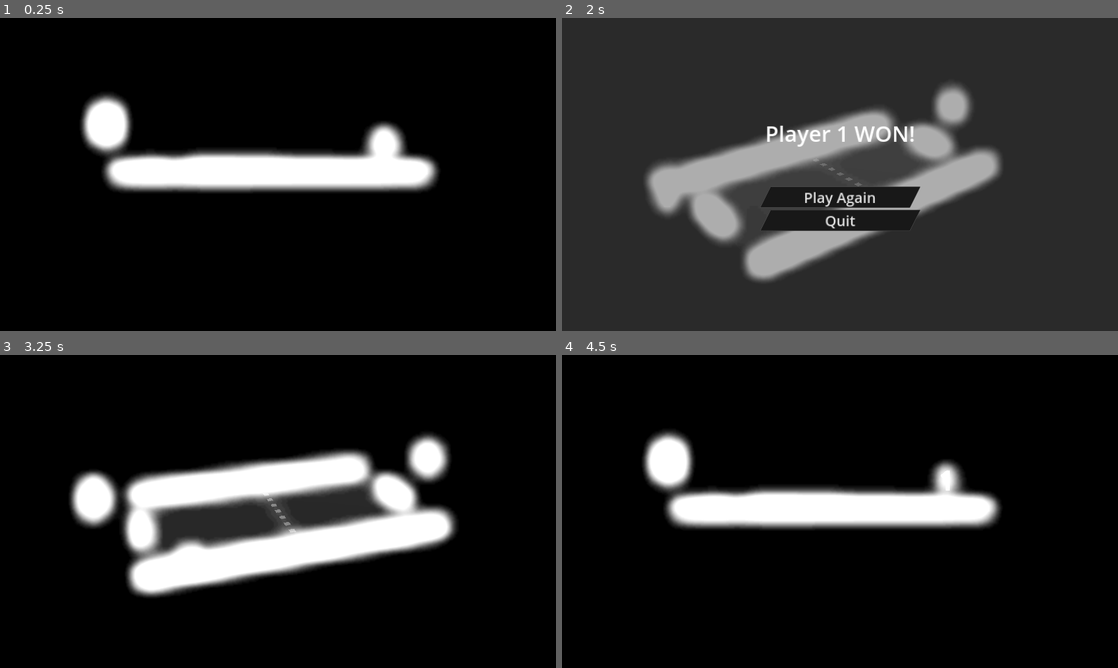
Above: before the commit, frames 1-4 (two rows, left to right).
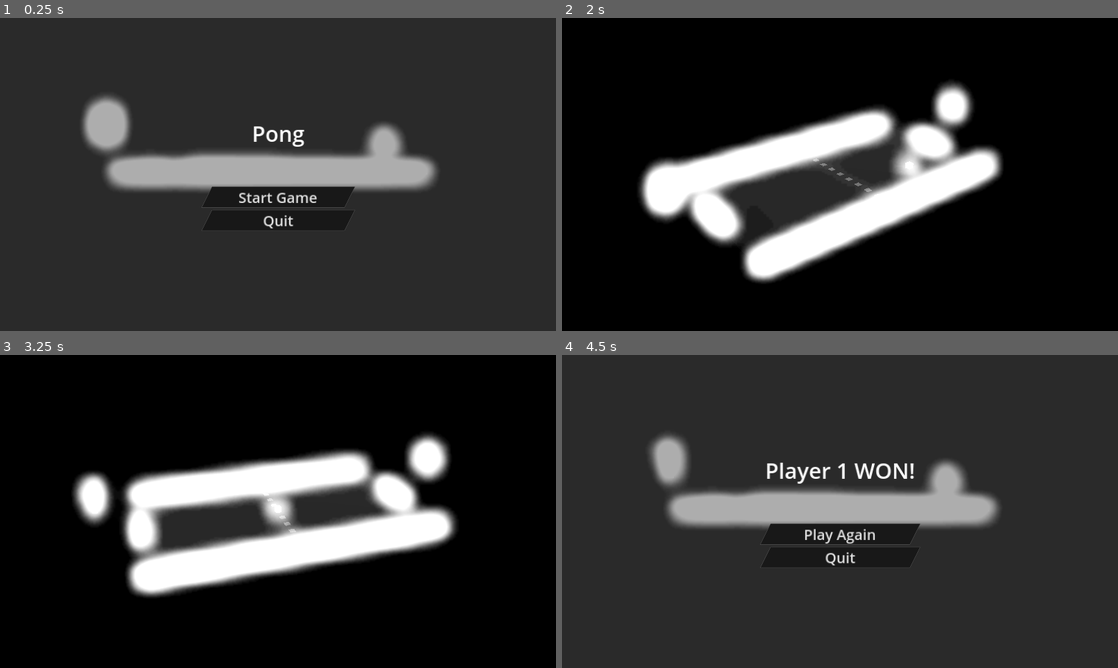
Above: after the commit, the same moments.

Repository: andersonmadeira/3d-pong-gd
Game: Godot game, scene res://scenes/game.tscn
The game is run twice, just before and just after one commit, with the same random seed, the same clock (stepped at 60 frames per second) and the same inputs.
Inputs (mouse positions are in pixels of both pictures, inside the frame that each line leads up to):
- Up to frame 1 (0.25 s): no input
- Up to frame 2 (2 s): click (840, 196) at 0.5 s, where only the run after the commit has a clickable "Start Game"; move the mouse to (962, 158) at 1.27 s; tap Down (camera_rotate_down) at 1.35 s; click (962, 158) at 1.42 s
- Up to frame 3 (3.25 s): click (278, 533) at 2 s, where only the run before the commit has a clickable "Play Again"; move the mouse to (166, 527) at 2.77 s; tap Left (camera_rotate_left) at 2.85 s; click (166, 527) at 2.92 s
- Up to frame 4 (4.5 s): move the mouse to (895, 442) at 3.52 s; tap Right (camera_rotate_right) at 3.6 s; click (895, 442) at 3.67 s; move the mouse to (812, 574) at 4.27 s; tap Up (camera_rotate_up) at 4.35 s; click (812, 574) at 4.42 s

The runs differ from the first frame. In frame 1, 96% of the frame differs, in the area x 0-100%, y 0-100%; in frame 2, 93%; in frame 3, 1.8%; in frame 4, 96%.

Commit message:
Small improvements

Diff:
--- a/scenes/ball.gd
+++ b/scenes/ball.gd
@@ -10,19 +10,15 @@
 var rand := RandomNumberGenerator.new()
 var _velocity := Vector3.ZERO
 
-func _ready() -> void:
-	_reset()
-
 func _unhandled_input(event: InputEvent) -> void:
 	if event.is_action_pressed("generate"):
 		_reset()
 
 ## Generates a random
 func _reset() -> void:
-	visible = true
-
-	global_position.z = 0
-	global_position.x = 0
+	# Wait a little before the ball starts moving again
+	# TODO: Show include a Countdown timer on the UI?
+	await get_tree().create_timer(1).timeout
 
 	# debug_mesh.global_position = _get_random_direction() * 5
 	var direction = _get_random_direction()
@@ -49,4 +45,9 @@
 		_velocity = _velocity.bounce(collision.get_normal())
 
 func _destroy() -> void:
-	visible = false
+	# TODO: Explosion particles here
+
+	_velocity = Vector3.ZERO
+
+	global_position.z = 0
+	global_position.x = 0
--- a/scenes/game.tscn
+++ b/scenes/game.tscn
@@ -97,7 +97,6 @@
 transform = Transform3D(1, 0, 0, 0, 1, 0, 0, 0, 1, 0, 0.5, 23.5)
 move_up_action = "p1_move_up"
 move_down_action = "p1_move_down"
-speed = null
 
 [node name="P1ScoreUI" parent="Level" instance=ExtResource("7_xrgop")]
 transform = Transform3D(1, 0, 0, 0, 1, 0, 0, 0, 1, 0, 7, 29.5)
@@ -110,7 +109,6 @@
 transform = Transform3D(-1, 0, -8.74228e-08, 0, 1, 0, 8.74228e-08, 0, -1, 0, 0.5, -23.5)
 move_up_action = "p2_move_up"
 move_down_action = "p2_move_down"
-speed = null
 
 [node name="P2ScoreUI" parent="Level" instance=ExtResource("7_xrgop")]
 transform = Transform3D(1, 0, 0, 0, 1, 0, 0, 0, 1, 0, 7, -30)
@@ -203,9 +201,8 @@
 surface_material_override/0 = ExtResource("3_8xjim")
 
 [node name="UserInterface" type="CanvasLayer" parent="."]
-visible = false
-
-[node name="Control" type="Control" parent="UserInterface"]
+
+[node name="MainMenu" type="Control" parent="UserInterface"]
 layout_mode = 3
 anchors_preset = 15
 anchor_right = 1.0
@@ -214,7 +211,7 @@
 grow_vertical = 2
 mouse_filter = 1
 
-[node name="TextureRect" type="TextureRect" parent="UserInterface/Control"]
+[node name="TextureRect" type="TextureRect" parent="UserInterface/MainMenu"]
 layout_mode = 1
 anchors_preset = 15
 anchor_right = 1.0
@@ -223,7 +220,7 @@
 grow_vertical = 2
 texture = SubResource("GradientTexture1D_p3qfb")
 
-[node name="VBoxContainer" type="VBoxContainer" parent="UserInterface/Control"]
+[node name="VBoxContainer" type="VBoxContainer" parent="UserInterface/MainMenu"]
 layout_mode = 1
 anchors_preset = 13
 anchor_left = 0.5
@@ -235,26 +232,27 @@
 grow_vertical = 2
 theme_override_constants/separation = 15
 
-[node name="Space3" type="Control" parent="UserInterface/Control/VBoxContainer"]
+[node name="Space3" type="Control" parent="UserInterface/MainMenu/VBoxContainer"]
 layout_mode = 2
 size_flags_vertical = 3
 mouse_filter = 1
 
-[node name="PlayerWonLabel" type="Label" parent="UserInterface/Control/VBoxContainer"]
+[node name="MenuTitle" type="Label" parent="UserInterface/MainMenu/VBoxContainer"]
 layout_mode = 2
 theme_override_font_sizes/font_size = 45
-text = "Player % Won"
-
-[node name="Space" type="Control" parent="UserInterface/Control/VBoxContainer"]
+text = "Pong"
+horizontal_alignment = 1
+
+[node name="Space" type="Control" parent="UserInterface/MainMenu/VBoxContainer"]
 layout_mode = 2
 size_flags_vertical = 3
 size_flags_stretch_ratio = 0.25
 mouse_filter = 1
 
-[node name="VBoxContainer" type="VBoxContainer" parent="UserInterface/Control/VBoxContainer"]
-layout_mode = 2
-
-[node name="PlayAgainButton" type="Button" parent="UserInterface/Control/VBoxContainer/VBoxContainer"]
+[node name="VBoxContainer" type="VBoxContainer" parent="UserInterface/MainMenu/VBoxContainer"]
+layout_mode = 2
+
+[node name="PlayButton" type="Button" parent="UserInterface/MainMenu/VBoxContainer/VBoxContainer"]
 layout_mode = 2
 theme_override_font_sizes/font_size = 30
 theme_override_styles/focus = ExtResource("7_6d356")
@@ -268,9 +266,9 @@
 theme_override_styles/pressed = ExtResource("7_6d356")
 theme_override_styles/normal_mirrored = ExtResource("7_6d356")
 theme_override_styles/normal = ExtResource("7_6d356")
-text = "Play Again"
-
-[node name="QuitButton" type="Button" parent="UserInterface/Control/VBoxContainer/VBoxContainer"]
+text = "Start Game"
+
+[node name="QuitButton" type="Button" parent="UserInterface/MainMenu/VBoxContainer/VBoxContainer"]
 layout_mode = 2
 theme_override_font_sizes/font_size = 30
 theme_override_styles/focus = ExtResource("7_6d356")
@@ -286,13 +284,12 @@
 theme_override_styles/normal = ExtResource("7_6d356")
 text = "Quit"
 
-[node name="Space2" type="Control" parent="UserInterface/Control/VBoxContainer"]
+[node name="Space2" type="Control" parent="UserInterface/MainMenu/VBoxContainer"]
 layout_mode = 2
 size_flags_vertical = 3
 mouse_filter = 1
 
-[connection signal="status_changed" from="." to="CameraController" method="_on_game_status_changed"]
 [connection signal="body_entered" from="Level/P1ScoreArea" to="." method="_on_p_1_score_area_body_entered"]
 [connection signal="body_entered" from="Level/P2ScoreArea" to="." method="_on_p_2_score_area_body_entered"]
-[connection signal="pressed" from="UserInterface/Control/VBoxContainer/VBoxContainer/PlayAgainButton" to="." method="_restart"]
-[connection signal="pressed" from="UserInterface/Control/VBoxContainer/VBoxContainer/QuitButton" to="." method="_quit"]
+[connection signal="pressed" from="UserInterface/MainMenu/VBoxContainer/VBoxContainer/PlayButton" to="." method="_restart"]
+[connection signal="pressed" from="UserInterface/MainMenu/VBoxContainer/VBoxContainer/QuitButton" to="." method="_quit"]
--- a/scripts/camera_controller.gd
+++ b/scripts/camera_controller.gd
@@ -61,9 +61,3 @@
 		yaw += -event.relative.x * mouse_sensitivity * dir_yaw
 		var dir_pitch = -1 if invert_y else 1
 		pitch += -event.relative.y * mouse_sensitivity * dir_pitch
-
-func _on_game_status_changed(status: Game.GameStatus) -> void:
-	var enabled = status == Game.GameStatus.Playing
-
-	set_process_input(enabled)
-	set_process(enabled)
--- a/scripts/game.gd
+++ b/scripts/game.gd
@@ -11,7 +11,8 @@
 @onready var p1ScoreUI: ScoreUI = $Level/P1ScoreUI
 @onready var p2ScoreUI: ScoreUI = $Level/P2ScoreUI
 @onready var ui: CanvasLayer = $UserInterface
-@onready var playerWonLabel: Label = $UserInterface/Control/VBoxContainer/PlayerWonLabel
+@onready var menuTitle: Label = $UserInterface/MainMenu/VBoxContainer/MenuTitle
+@onready var playButton: Button = $UserInterface/MainMenu/VBoxContainer/VBoxContainer/PlayButton
 
 static var _playing = true
 static var playing: int:
@@ -41,7 +42,8 @@
 			body._reset()
 
 func _finish(player_id: String) -> void:
-	playerWonLabel.text = "%s WON!" % player_id
+	playButton.text = 'Play Again'
+	menuTitle.text = "%s WON!" % player_id
 	ui.visible = true
 	status_changed.emit(GameStatus.Paused)
 
@@ -49,7 +51,6 @@
 	p1ScoreUI._reset()
 	p2ScoreUI._reset()
 	ui.visible = false
-	await get_tree().create_timer(0.5).timeout
 	ball._reset()
 	status_changed.emit(GameStatus.Playing)
 
Not shown, changed: TODO.md
